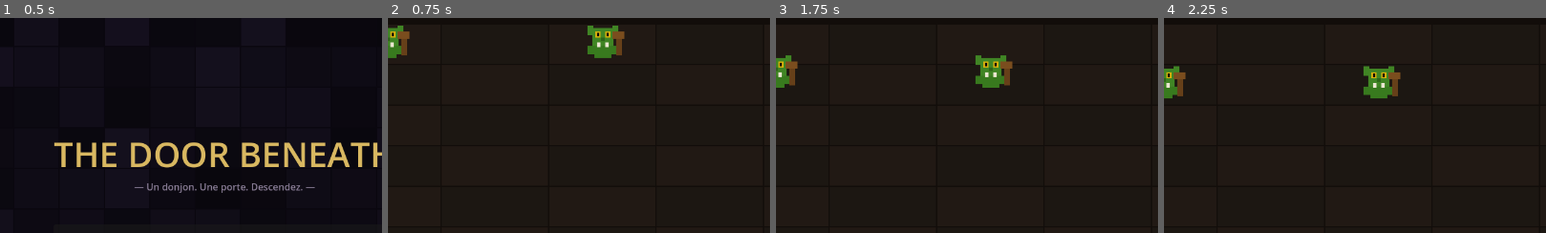
Above: before the commit, frames 1-4 (left to right).
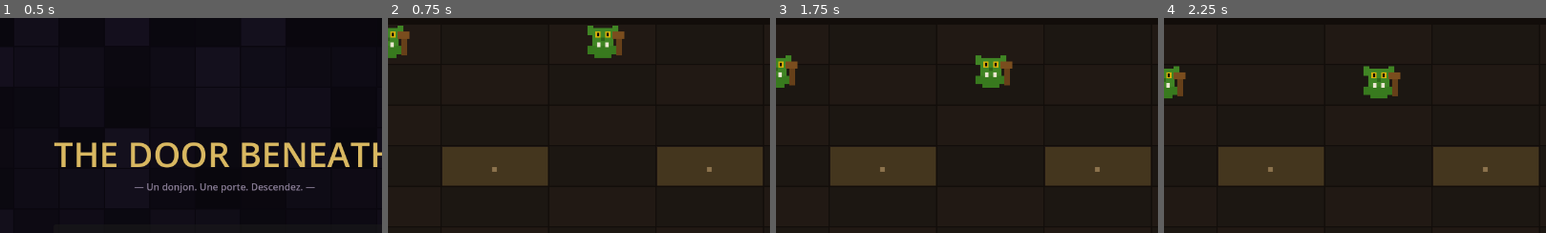
Above: after the commit, the same moments.

Repository: aerthur/game-the-door-beneath
Game: Godot game, scene res://scenes/title_screen.tscn
Two runs of this game, one before a commit and one after it. Both use one fixed random seed, a clock stepped at 60 frames per second and the inputs below.
Inputs:
- Up to frame 1 (0.5 s): no input
- Up to frame 2 (0.75 s): click "⚔ Nouvelle partie" at 0.5 s
- Up to frame 3 (1.75 s): tap Enter at 1.25 s; hold Right (lane_right) from 1.28 s (still down); hold Space (next_room) from 1.28 s (still down)
- Up to frame 4 (2.25 s): release Right (lane_right) at 2.03 s; release Space (next_room) at 2.03 s; hold Left (lane_left) from 2.03 s (still down); tap Space (next_room) at 2.1 s
The pictures show only the part of the screen within x 22-72%, y 3-53%; the shares and areas given below are measured in that part.

Frame 1 is identical in both runs. In frame 2, 9.8% of the frame differs, in the area x 14-98%, y 60-78%; in frame 3, 9.8%; in frame 4, 9.8%.

Commit message:
feat(#65): introduire des obstacles extensibles sur la grille
- Nouveau ObstacleData (obstacle_data.gd) : structure extensible avec
  kind, blocks_movement, blocks_occupancy, blocks_los, destructibility,
  hp/max_hp et factory make_wall()
- BoardState : couche _obstacles parallèle à _cells, API complète
  (has_obstacle, get_obstacle, set_obstacle, clear_obstacle,
  clear_obstacles, is_cell_blocked)
- game.gd : _setup_test_obstacles() place 2 murs en (3,1) et (3,3),
  _draw_obstacles() les rend visuellement, _do_tick() vérifie
  is_cell_blocked avant déplacement
- game_enemies.gd : spawn et find_spawn_lane vérifient is_cell_blocked
- CLAUDE.md mis à jour (ObstacleData, API BoardState obstacles)

Co-Authored-By: Claude Sonnet 4.6 <noreply@anthropic.com>

Diff:
--- a/scripts/board_state.gd
+++ b/scripts/board_state.gd
@@ -3,16 +3,22 @@
 # Source de vérité unique pour l'occupation de la grille 5×8.
 # Un seul occupant principal par cellule (Node2D ou null).
 # Conçu pour ne pas bloquer une évolution future vers plusieurs entités par cellule.
+# Couche obstacles séparée : chaque cellule peut contenir un ObstacleData ou null.
 
-var _cells: Array = []
+var _cells:     Array = []
+var _obstacles: Array = []
 
 func clear_all() -> void:
 	_cells.clear()
+	_obstacles.clear()
 	for _r in BoardGeometry.GRID_ROWS:
-		var row = []
+		var row_cells = []
+		var row_obs   = []
 		for _l in BoardGeometry.GRID_COLUMNS:
-			row.append(null)
-		_cells.append(row)
+			row_cells.append(null)
+			row_obs.append(null)
+		_cells.append(row_cells)
+		_obstacles.append(row_obs)
 
 func is_cell_free(row: int, col: int) -> bool:
 	return _cells[row][col] == null
@@ -35,3 +41,28 @@
 			if _cells[r][l] != null:
 				return false
 	return true
+
+# ── API Obstacles ────────────────────────────────────────────────────
+func has_obstacle(row: int, col: int) -> bool:
+	return _obstacles[row][col] != null
+
+func get_obstacle(row: int, col: int) -> ObstacleData:
+	return _obstacles[row][col]
+
+func set_obstacle(row: int, col: int, obstacle_data: ObstacleData) -> void:
+	_obstacles[row][col] = obstacle_data
+
+func clear_obstacle(row: int, col: int) -> void:
+	_obstacles[row][col] = null
+
+func clear_obstacles() -> void:
+	for r in BoardGeometry.GRID_ROWS:
+		for l in BoardGeometry.GRID_COLUMNS:
+			_obstacles[r][l] = null
+
+# Retourne true si la cellule porte un obstacle bloquant le mouvement/l'occupation.
+func is_cell_blocked(row: int, col: int) -> bool:
+	var obs: ObstacleData = _obstacles[row][col]
+	if obs == null:
+		return false
+	return obs.blocks_movement or obs.blocks_occupancy
--- a/scripts/game.gd
+++ b/scripts/game.gd
@@ -63,6 +63,13 @@
 # ── Grille ───────────────────────────────────────────────────────
 func _init_grid():
 	board_state.clear_all()
+	_setup_test_obstacles()
+
+# Obstacles de test — à retirer ou adapter quand les salles seront data-driven.
+func _setup_test_obstacles():
+	var wall = ObstacleData.make_wall()
+	board_state.set_obstacle(3, 1, wall)
+	board_state.set_obstacle(3, 3, wall)
 
 func grid_pos(row: int, lane: int) -> Vector2:
 	return BoardGeometry.get_cell_center(row, lane)
@@ -87,6 +94,26 @@
 							   BoardGeometry.GRID_ORIGIN_Y + BoardGeometry.GRID_ROWS * BoardGeometry.CELL_HEIGHT + 4)
 		lbl.add_theme_color_override("font_color", Color(0.45, 0.45, 0.45))
 		bg.add_child(lbl)
+	_draw_obstacles()
+
+# Dessine les obstacles de test comme overlays sur les cellules concernées.
+func _draw_obstacles():
+	var test_cells = [[3, 1], [3, 3]]
+	for coord in test_cells:
+		var r : int = coord[0]
+		var l : int = coord[1]
+		var rect = ColorRect.new()
+		rect.position = Vector2(
+			BoardGeometry.GRID_ORIGIN_X + l * BoardGeometry.CELL_WIDTH + 1,
+			BoardGeometry.GRID_ORIGIN_Y + r * BoardGeometry.CELL_HEIGHT + 1)
+		rect.size  = Vector2(BoardGeometry.CELL_WIDTH - 3, BoardGeometry.CELL_HEIGHT - 3)
+		rect.color = Color(0.28, 0.22, 0.12, 0.92)
+		bg.add_child(rect)
+		var lbl = Label.new()
+		lbl.text = "▪"
+		lbl.position = rect.position + Vector2(BoardGeometry.CELL_WIDTH * 0.5 - 8, BoardGeometry.CELL_HEIGHT * 0.5 - 10)
+		lbl.add_theme_color_override("font_color", Color(0.55, 0.45, 0.30))
+		bg.add_child(lbl)
 
 # ── Salle ────────────────────────────────────────────────────────
 func _start_room(num: int):
@@ -156,7 +183,7 @@
 						player_ctrl.hit(dmg)
 					_on_monster_escaped(l, mtype)
 			else:
-				if board_state.is_cell_free(new_row, l):
+				if board_state.is_cell_free(new_row, l) and not board_state.is_cell_blocked(new_row, l):
 					board_state.set_cell_occupied(new_row, l, m)
 					board_state.clear_cell(r, l)
 					m.grid_row  = new_row
--- a/scripts/game_enemies.gd
+++ b/scripts/game_enemies.gd
@@ -100,7 +100,7 @@
 	if target_lane == -1: return false   # toutes colonnes pleines
 
 	var r : int = resolved["row"]
-	while r < BoardGeometry.GRID_ROWS and board_state.is_cell_occupied(r, target_lane):
+	while r < BoardGeometry.GRID_ROWS and (board_state.is_cell_occupied(r, target_lane) or board_state.is_cell_blocked(r, target_lane)):
 		r += 1
 	if r >= BoardGeometry.GRID_ROWS: return false
 
@@ -114,11 +114,11 @@
 	return true
 
 func find_spawn_lane(preferred: int) -> int:
-	if board_state.is_cell_free(0, preferred):
+	if board_state.is_cell_free(0, preferred) and not board_state.is_cell_blocked(0, preferred):
 		return preferred
 	for offset in [1, -1, 2, -2, 3, -3, 4, -4]:
 		var l = preferred + offset
-		if l >= 0 and l < BoardGeometry.GRID_COLUMNS and board_state.is_cell_free(0, l):
+		if l >= 0 and l < BoardGeometry.GRID_COLUMNS and board_state.is_cell_free(0, l) and not board_state.is_cell_blocked(0, l):
 			return l
 	return -1
 
--- /dev/null
+++ b/scripts/obstacle_data.gd
@@ -0,0 +1,23 @@
+class_name ObstacleData
+extends RefCounted
+# Structure de données d'un obstacle sur une cellule de la grille.
+# Extensible : chaque champ permet de distinguer des familles d'obstacles
+# sans refactoriser quand de nouvelles catégories sont introduites.
+
+var kind             : String = "wall"          # identifiant sémantique
+var blocks_movement  : bool   = true
+var blocks_occupancy : bool   = true
+var blocks_los       : bool   = false           # non exploité pour le moment
+var destructibility  : String = "indestructible" # "indestructible" | "destructible"
+var hp               : int    = -1              # -1 = non applicable
+var max_hp           : int    = -1
+
+# ── Factories ────────────────────────────────────────────────────────
+static func make_wall() -> ObstacleData:
+	var o = ObstacleData.new()
+	o.kind            = "wall"
+	o.blocks_movement = true
+	o.blocks_occupancy= true
+	o.blocks_los      = true
+	o.destructibility = "indestructible"
+	return o
Not shown, changed: CLAUDE.md
